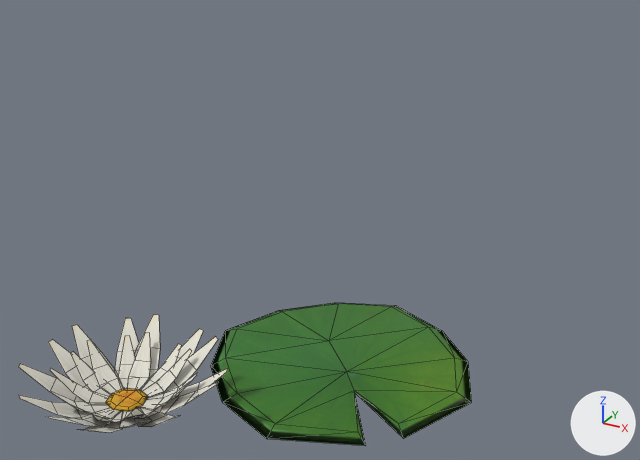
The FBX model Assets/Models/WaterLily.fbx: old version first, new version second.
Camera for both pictures: a camera (50 mm lens) standing at (0.203, -0.749, 0.25) and looking at (-0.053, -0.284, 0.018). Lighting does not change. The marker at lower right points along +X, +Y and +Z. Mesh edges are drawn as thin lines. Where no turn or scale is listed for an object, it has been applied to the vertices.

Objects in the first picture: 'WaterLily', 'waterLily'.
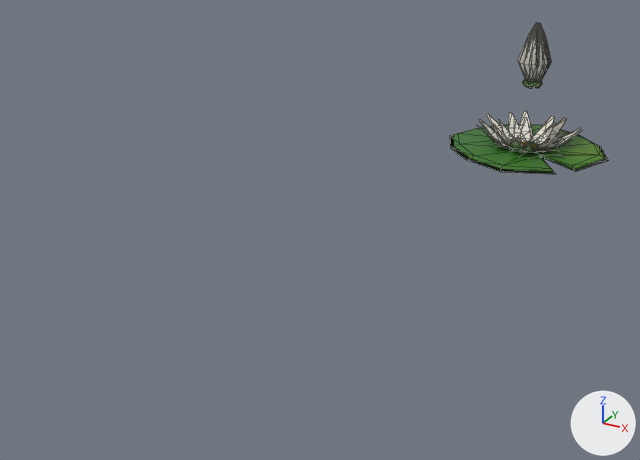
Where the newer file only moved an object's origin or applied its transform, the numbers keep the older frame.

The change, as a list of edits to the scene's bpy script:
```text
Change me_mesh_001:
    used by ob_waterlily_1; location = (-0.0366, -0.4954, 0.0215)
    remove me_mesh_001.from_pydata(...)  # 276 vertices, 132 faces; spans x -0.0454..0.0454, y -0.0455..0.0455, z -0.0117..0.0161
    add me_mesh_001.from_pydata(...)  # 276 vertices, 264 faces; spans x -0.0087..0.082, y 0.4499..0.5409, z -0.0285..-0.0007
    me_mesh_001 part 1: 276 vertices removed from x -0.0454..0.0454, y -0.0455..0.0455, z -0.0117..0.0161
    me_mesh_001 part 2: 276 vertices added at x -0.0087..0.082, y 0.4499..0.5409, z -0.0285..-0.0007
Add me_mesh_002:
    me_mesh_002.from_pydata(...)  # 276 vertices, 264 faces; spans x -0.0145..0.0141, y -0.0137..0.0146, z -0.0117..0.0441
    me_mesh_002.materials.append(mat_blinn1)  # picture img_flowers_base_color_png
Change ob_waterlily:
    ob_waterlily.location: (0.0205, -0.3961, 0.0) -> (0.0, 0.0, 0.0)
Add ob_waterlily_day:
    ob_waterlily_day = bpy.data.objects.new('WaterLily_day', me_mesh_002)
    ob_waterlily_day.location = (0.0, 0.0, 0.0656)
```

What differs and where, as boxes (x1, y1, x2, y2) in the pictures (640 x 460 px):
'waterLily', moved: before (211, 303, 472, 446); after (450, 125, 609, 174)
'WaterLily', reshaped (51% narrower, 64% shorter): before (19, 315, 228, 433); after (479, 111, 581, 153)
'WaterLily_day', added: after (517, 23, 551, 88)
part 1 of me_mesh_001, deleted: before (19, 315, 228, 433)
part 2 of me_mesh_001, added: after (479, 111, 581, 153)
